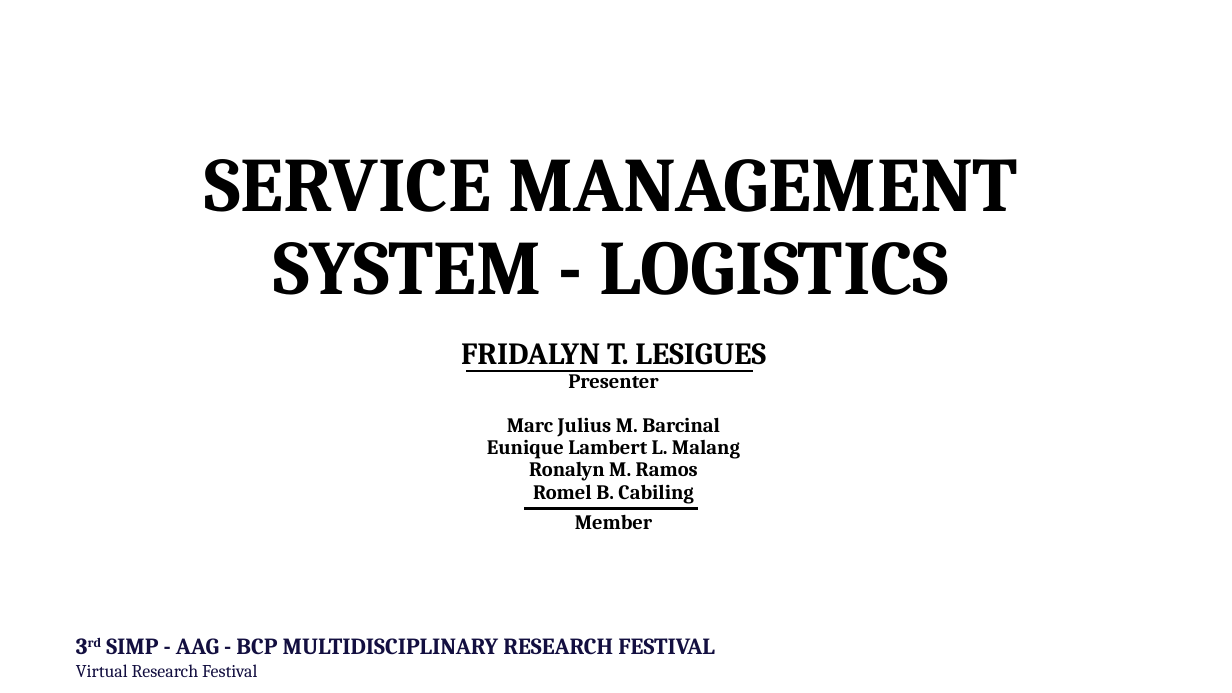
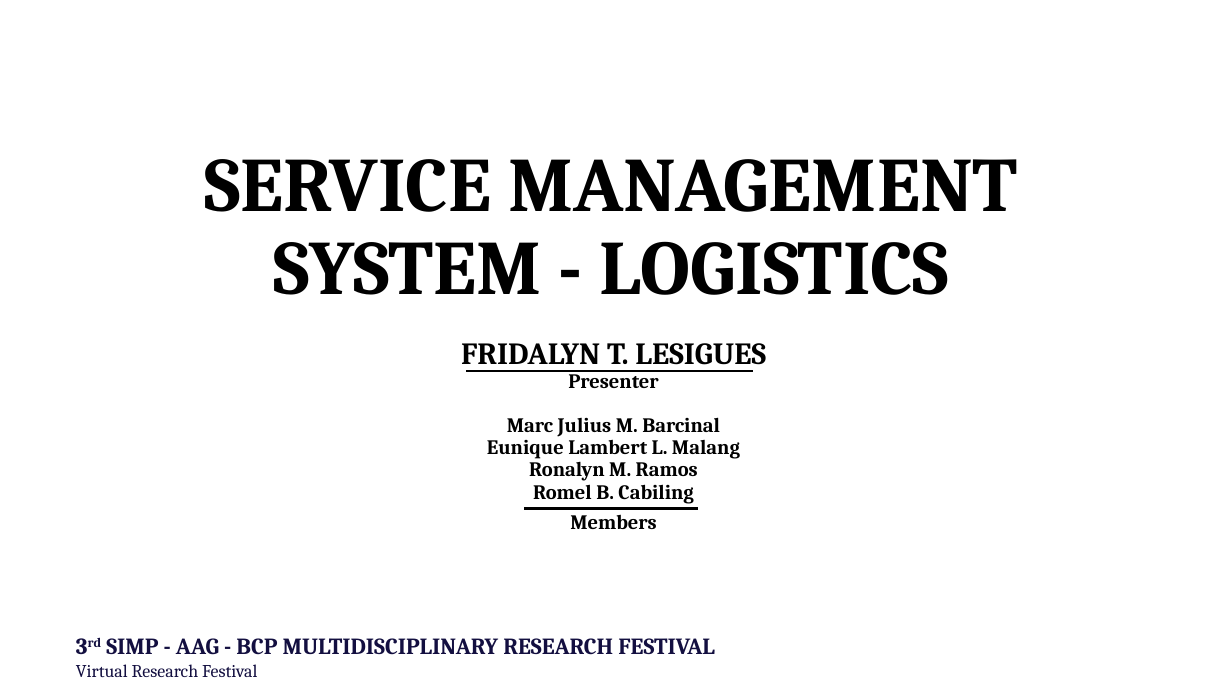
Before and after one commit to 4everUrs/document, a slide deck: slide 1 of 3MRF SIMP-AAG-BCP Service Management System - Logistics.pptx. Drawn at 1232x693 pixels with LibreOffice and Linux fonts; fonts in the diff are those of the drawing; background and template pictures are left out. Boxes give left, top, right and bottom in pixels: in the first picture for what was removed or moved away, otherwise in the second. Text is boxed around its words. In the diff, an @@ line names an element or a change of style, - is before the commit and + after.

```diff
--- a/3MRF SIMP-AAG-BCP Service Management System - Logistics.pptx
+++ b/3MRF SIMP-AAG-BCP Service Management System - Logistics.pptx
@@ subtitle at [570, 509, 657, 529]: text changed @@
-Member
+Members
```
Also in this commit, not shown: 2 other slides changed, 3 other files.
